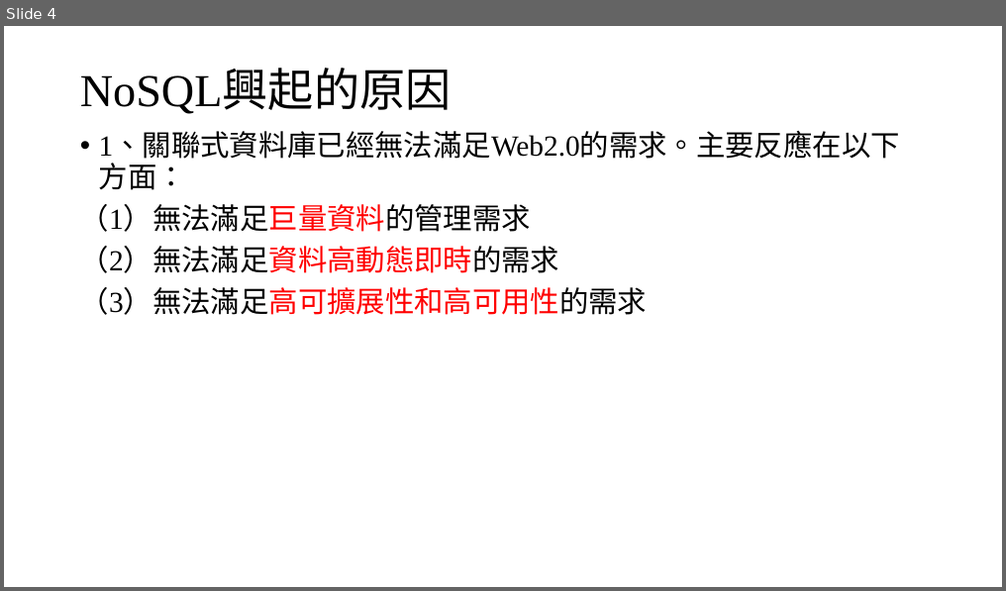
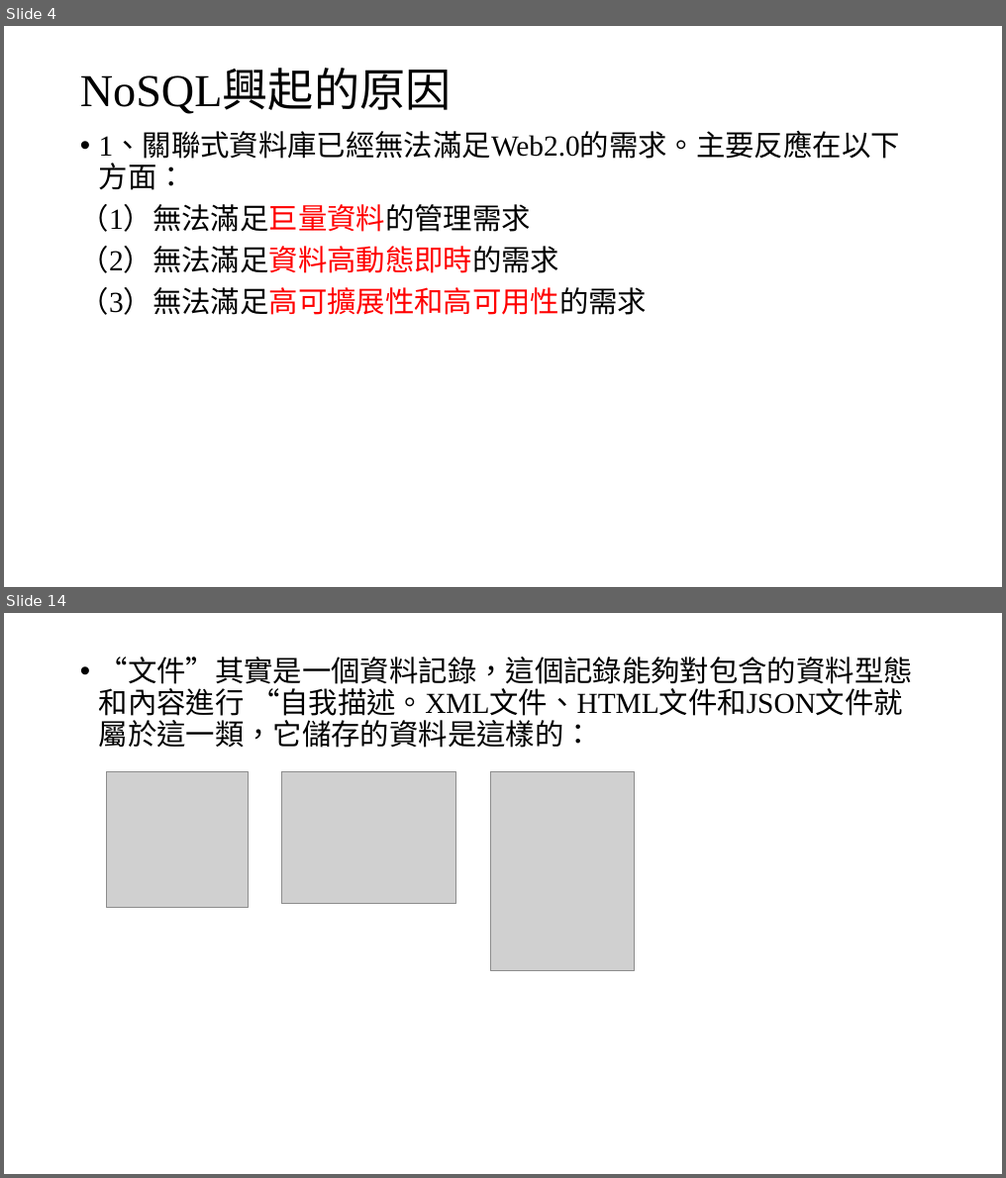
Before and after one commit to YuLiYangBryant/NoSQLReport, a slide deck: NoSQL.pptx. Shown one above the other, each under a label of ours: slide 4 before the commit, slides 4 and 14 after it; the slides between them are not shown. The pictures are 1006x591 and 1006x1178 pixels, drawn with LibreOffice and Linux fonts; fonts in the diff are those of the drawing; grey boxes stand for pictures. Boxes give left, top, right and bottom in pixels: in the first picture for what was removed or moved away, otherwise in the second. Text is boxed around its words. In the diff, an @@ line names an element or a change of style, - is before the commit and + after.

```diff
--- a/NoSQL.pptx
+++ b/NoSQL.pptx
@@ slide 14 added at [4,613,1002,1174], background #FFFFFF @@
@@ text added at [99,657,913,748], 28 pt, text #000000 @@
+• “文件”其實是一個資料記錄，這個記錄能夠對包含的資料型態和內容進行 “自我描述。XML文件、HTML文件和JSON文件就屬於這一類，它儲存的資料是這樣的：
@@ picture added at [107,772,249,907] @@
@@ picture added at [282,772,456,904] @@
@@ picture added at [491,772,635,971] @@
```
Also in this commit, not shown: 22 other slides added.
